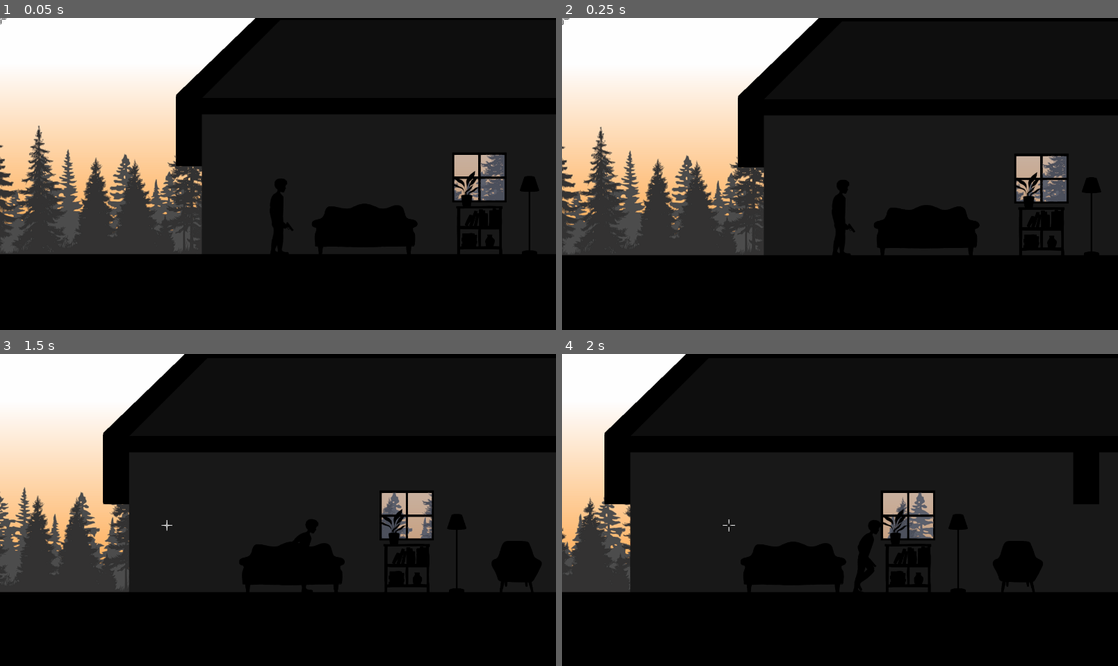
Above: before the commit, frames 1-4 (two rows, left to right).
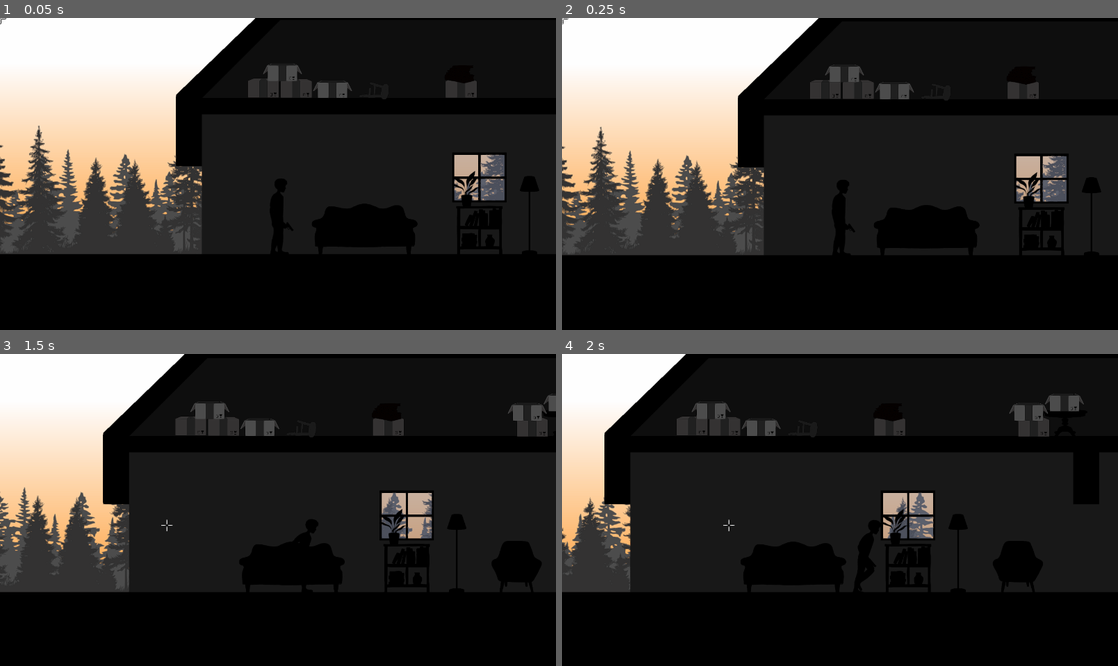
Above: after the commit, the same moments.

Repository: endcrs/COMA
Game: Godot game, scene res://levels/level1/level1.tscn
The game is run twice, just before and just after one commit, with the same random seed, the same clock (stepped at 60 frames per second) and the same inputs.
Inputs (mouse positions are in pixels of both pictures, inside the frame that each line leads up to):
- Up to frame 1 (0.05 s): no input
- Up to frame 2 (0.25 s): no input
- Up to frame 3 (1.5 s): move the mouse to (400, 494) at 0.52 s; hold Right (ui_right) from 0.53 s (still down); move the mouse to (166, 525) at 1.27 s
- Up to frame 4 (2 s): keep holding Right (ui_right)

The runs differ from the first frame. In frame 1, 1.1% of the frame differs, in the area x 0-86%, y 0-27%; in frame 2, 1.1%; in frame 3, 1.6%; in frame 4, 1.7%, in the area x 20-94%, y 12-58%.

Commit message:
finalização do level1 e criação do level3

Diff:
--- a/GAME/levels/level1/level1.tscn
+++ b/GAME/levels/level1/level1.tscn
@@ -9,6 +9,9 @@
 [ext_resource path="res://objects/window/window.tscn" type="PackedScene" id=7]
 [ext_resource path="res://levels/scripts/Level.gd" type="Script" id=8]
 [ext_resource path="res://levels/level1/sprites/5.png" type="Texture" id=9]
+[ext_resource path="res://levels/level1/sprites/8.png" type="Texture" id=10]
+[ext_resource path="res://levels/level1/sprites/12.png" type="Texture" id=11]
+[ext_resource path="res://levels/level1/sprites/9.png" type="Texture" id=12]
 
 [sub_resource type="RectangleShape2D" id=1]
 extents = Vector2( 3296, 44 )
@@ -40,6 +43,9 @@
 color = Color( 0.0588235, 0.0588235, 0.0588235, 1 )
 texture_scale = Vector2( 0.314, 1.956 )
 polygon = PoolVector2Array( 491.313, 337.06, 491.313, 516.328, 731.129, 516.328, 731.129, 400.551, 782.518, 400.551, 78 …(231 unchanged characters)…
+__meta__ = {
+"_edit_lock_": true
+}
 
 [node name="Wall" type="Polygon2D" parent="."]
 position = Vector2( 768, 0 )
@@ -99,6 +105,15 @@
 "_edit_lock_": true
 }
 
+[node name="fire" type="Light2D" parent="Lights"]
+modulate = Color( 0.854902, 0.168627, 0.168627, 1 )
+position = Vector2( 3073, 310.415 )
+scale = Vector2( 0.78185, 0.275956 )
+texture = ExtResource( 3 )
+offset = Vector2( 0, 350 )
+color = Color( 0.784314, 0.513726, 0.192157, 1 )
+energy = 3.87
+
 [node name="Objects" type="Node2D" parent="."]
 position = Vector2( 768, 0 )
 
@@ -144,6 +159,13 @@
 region_enabled = true
 region_rect = Rect2( 741, 529, 290, 294 )
 
+[node name="sofa3" type="Sprite" parent="Objects"]
+position = Vector2( 3542, 454 )
+scale = Vector2( 0.485995, 0.49112 )
+texture = ExtResource( 2 )
+region_enabled = true
+region_rect = Rect2( 741, 529, 290, 294 )
+
 [node name="balchony" type="Sprite" parent="Objects"]
 position = Vector2( 1002, 453 )
 scale = Vector2( 0.312537, 0.315833 )
@@ -172,6 +194,292 @@
 region_enabled = true
 region_rect = Rect2( 570, 66, 146, 198 )
 
+[node name="box1" type="Sprite" parent="Objects"]
+position = Vector2( 471.35, 103.175 )
+scale = Vector2( 0.187207, 0.189182 )
+texture = ExtResource( 10 )
+region_enabled = true
+region_rect = Rect2( 158, 228, 405, 245 )
+
+[node name="box2" type="Sprite" parent="Objects"]
+position = Vector2( 552, 104 )
+scale = Vector2( 0.187207, 0.189182 )
+texture = ExtResource( 10 )
+region_enabled = true
+region_rect = Rect2( 158, 228, 405, 245 )
+
+[node name="box3" type="Sprite" parent="Objects"]
+position = Vector2( 518, 64 )
+scale = Vector2( 0.187207, 0.189182 )
+texture = ExtResource( 10 )
+region_enabled = true
+region_rect = Rect2( 63, 719, 514, 230 )
+
+[node name="box19" type="Sprite" parent="Objects"]
+position = Vector2( 2692.91, 109.931 )
+scale = Vector2( 0.187207, 0.189182 )
+texture = ExtResource( 10 )
+region_enabled = true
+region_rect = Rect2( 158, 228, 405, 245 )
+
+[node name="box20" type="Sprite" parent="Objects"]
+position = Vector2( 2773.56, 110.756 )
+scale = Vector2( 0.187207, 0.189182 )
+texture = ExtResource( 10 )
+region_enabled = true
+region_rect = Rect2( 158, 228, 405, 245 )
+
+[node name="box21" type="Sprite" parent="Objects"]
+position = Vector2( 2739.56, 70.7559 )
+scale = Vector2( 0.187207, 0.189182 )
+texture = ExtResource( 10 )
+region_enabled = true
+region_rect = Rect2( 63, 719, 514, 230 )
+
+[node name="box4" type="Sprite" parent="Objects"]
+position = Vector2( 641, 106 )
+scale = Vector2( 0.187207, 0.189182 )
+texture = ExtResource( 10 )
+region_enabled = true
+region_rect = Rect2( 63, 719, 514, 230 )
+
+[node name="table" type="Sprite" parent="Objects"]
+position = Vector2( 1387.72, 99.4386 )
+scale = Vector2( 0.268361, 0.222187 )
+texture = ExtResource( 12 )
+region_enabled = true
+region_rect = Rect2( 131, 619, 412, 337 )
+
+[node name="box5" type="Sprite" parent="Objects"]
+position = Vector2( 1386, 45 )
+scale = Vector2( 0.187207, 0.189182 )
+texture = ExtResource( 10 )
+region_enabled = true
+region_rect = Rect2( 63, 719, 514, 230 )
+
+[node name="box6" type="Sprite" parent="Objects"]
+position = Vector2( 1311, 106 )
+scale = Vector2( 0.187207, 0.189182 )
+texture = ExtResource( 10 )
+region_enabled = true
+region_rect = Rect2( 158, 228, 405, 245 )
+
+[node name="box7" type="Sprite" parent="Objects"]
+position = Vector2( 1298, 68 )
+scale = Vector2( 0.187207, 0.189182 )
+texture = ExtResource( 10 )
+region_enabled = true
+region_rect = Rect2( 63, 719, 514, 230 )
+
+[node name="bench" type="Sprite" parent="Objects"]
+position = Vector2( 743, 110 )
+scale = Vector2( 0.230546, 0.208452 )
+texture = ExtResource( 12 )
+region_enabled = true
+region_rect = Rect2( 119, 218, 314, 202 )
+
+[node name="box8" type="Sprite" parent="Objects"]
+position = Vector2( 957, 104 )
+scale = Vector2( 0.187207, 0.189182 )
+texture = ExtResource( 10 )
+region_enabled = true
+region_rect = Rect2( 158, 228, 405, 245 )
+
+[node name="books" type="Sprite" parent="Objects"]
+position = Vector2( 953, 69 )
+scale = Vector2( 0.230546, 0.208452 )
+texture = ExtResource( 12 )
+region_enabled = true
+region_rect = Rect2( 813, 130, 319, 215 )
+
+[node name="box9" type="Sprite" parent="Objects"]
+position = Vector2( 3782, 92 )
+scale = Vector2( 0.187207, 0.189182 )
+texture = ExtResource( 10 )
+offset = Vector2( -74.7832, 84.5748 )
+region_enabled = true
+region_rect = Rect2( 63, 719, 514, 230 )
+
+[node name="box10" type="Sprite" parent="Objects"]
+position = Vector2( 3782, 92 )
+scale = Vector2( 0.187207, 0.189182 )
+texture = ExtResource( 10 )
+offset = Vector2( -608.951, 79.2888 )
+region_enabled = true
+region_rect = Rect2( 158, 228, 405, 245 )
+
+[node name="box11" type="Sprite" parent="Objects"]
+position = Vector2( 3782, 92 )
+scale = Vector2( 0.187207, 0.189182 )
+texture = ExtResource( 10 )
+offset = Vector2( -566.217, -132.148 )
+region_enabled = true
+region_rect = Rect2( 158, 228, 405, 245 )
+
+[node name="box28" type="Sprite" parent="Objects"]
+position = Vector2( 2229.91, 84.1748 )
+scale = Vector2( 0.187207, 0.189182 )
+texture = ExtResource( 10 )
+offset = Vector2( -74.7832, 84.5748 )
+region_enabled = true
+region_rect = Rect2( 63, 719, 514, 230 )
+
+[node name="box29" type="Sprite" parent="Objects"]
+position = Vector2( 2229.91, 84.1748 )
+scale = Vector2( 0.187207, 0.189182 )
+texture = ExtResource( 10 )
+offset = Vector2( -608.951, 79.2888 )
+region_enabled = true
+region_rect = Rect2( 158, 228, 405, 245 )
+
+[node name="box30" type="Sprite" parent="Objects"]
+position = Vector2( 2229.91, 84.1748 )
+scale = Vector2( 0.187207, 0.189182 )
+texture = ExtResource( 10 )
+offset = Vector2( -566.217, -132.148 )
+region_enabled = true
+region_rect = Rect2( 158, 228, 405, 245 )
+
+[node name="box12" type="Sprite" parent="Objects"]
+position = Vector2( 3782, 92 )
+scale = Vector2( 0.187207, 0.189182 )
+texture = ExtResource( 10 )
+offset = Vector2( -624.975, -333.013 )
+region_enabled = true
+region_rect = Rect2( 63, 719, 514, 230 )
+
+[node name="box15" type="Sprite" parent="Objects"]
+position = Vector2( 2967.11, 93.7559 )
+scale = Vector2( 0.187207, 0.189182 )
+texture = ExtResource( 10 )
+offset = Vector2( -74.7832, 84.5748 )
+region_enabled = true
+region_rect = Rect2( 63, 719, 514, 230 )
+
+[node name="box16" type="Sprite" parent="Objects"]
+position = Vector2( 2967.11, 93.7559 )
+scale = Vector2( 0.187207, 0.189182 )
+texture = ExtResource( 10 )
+offset = Vector2( -608.951, 79.2888 )
+region_enabled = true
+region_rect = Rect2( 158, 228, 405, 245 )
+
+[node name="box17" type="Sprite" parent="Objects"]
+position = Vector2( 2967.11, 93.7559 )
+scale = Vector2( 0.187207, 0.189182 )
+texture = ExtResource( 10 )
+offset = Vector2( -566.217, -132.148 )
+region_enabled = true
+region_rect = Rect2( 158, 228, 405, 245 )
+
+[node name="box18" type="Sprite" parent="Objects"]
+position = Vector2( 2967.11, 93.7559 )
+scale = Vector2( 0.187207, 0.189182 )
+texture = ExtResource( 10 )
+offset = Vector2( -624.975, -333.013 )
+region_enabled = true
+region_rect = Rect2( 63, 719, 514, 230 )
+
+[node name="box13" type="Sprite" parent="Objects"]
+position = Vector2( 3404, 105 )
+scale = Vector2( 0.187207, 0.189182 )
+texture = ExtResource( 10 )
+region_enabled = true
+region_rect = Rect2( 158, 228, 405, 245 )
+
+[node name="box14" type="Sprite" parent="Objects"]
+position = Vector2( 3394, 67 )
+scale = Vector2( 0.187207, 0.189182 )
+texture = ExtResource( 10 )
+region_enabled = true
+region_rect = Rect2( 63, 719, 514, 230 )
+
+[node name="box22" type="Sprite" parent="Objects"]
+position = Vector2( 2348.11, 106.756 )
+scale = Vector2( 0.187207, 0.189182 )
+texture = ExtResource( 10 )
+region_enabled = true
+region_rect = Rect2( 158, 228, 405, 245 )
+
+[node name="box23" type="Sprite" parent="Objects"]
+position = Vector2( 2338.11, 68.7559 )
+scale = Vector2( 0.187207, 0.189182 )
+texture = ExtResource( 10 )
+region_enabled = true
+region_rect = Rect2( 63, 719, 514, 230 )
+
+[node name="box24" type="Sprite" parent="Objects"]
+position = Vector2( 1653.11, 106.756 )
+scale = Vector2( 0.187207, 0.189182 )
+texture = ExtResource( 10 )
+region_enabled = true
+region_rect = Rect2( 158, 228, 405, 245 )
+
+[node name="box25" type="Sprite" parent="Objects"]
+position = Vector2( 1640.11, 68.7559 )
+scale = Vector2( 0.187207, 0.189182 )
+texture = ExtResource( 10 )
+region_enabled = true
+region_rect = Rect2( 63, 719, 514, 230 )
+
+[node name="box26" type="Sprite" parent="Objects"]
+position = Vector2( 1748.11, 107.756 )
+scale = Vector2( 0.187207, 0.189182 )
+texture = ExtResource( 10 )
+region_enabled = true
+region_rect = Rect2( 158, 228, 405, 245 )
+
+[node name="box27" type="Sprite" parent="Objects"]
+position = Vector2( 1738.11, 69.7559 )
+scale = Vector2( 0.187207, 0.189182 )
+texture = ExtResource( 10 )
+region_enabled = true
+region_rect = Rect2( 63, 719, 514, 230 )
+
+[node name="bench2" type="Sprite" parent="Objects"]
+position = Vector2( 3195, 89 )
+rotation = -1.78527
+scale = Vector2( 0.336099, 0.339644 )
+texture = ExtResource( 12 )
+region_enabled = true
+region_rect = Rect2( 1505, 129, 241, 450.04 )
+
+[node name="dining table" type="Sprite" parent="Objects"]
+position = Vector2( 2437, 423 )
+rotation = 0.000761151
+scale = Vector2( 0.547431, 0.499507 )
+texture = ExtResource( 12 )
+region_enabled = true
+region_rect = Rect2( 708, 540, 529, 363.927 )
+
+[node name="decoration" type="Sprite" parent="Objects"]
+position = Vector2( 2642, 275 )
+rotation = 0.000761151
+scale = Vector2( 0.198623, 0.181235 )
+texture = ExtResource( 12 )
+region_enabled = true
+region_rect = Rect2( 1364, 687, 374, 285 )
+
+[node name="decoration3" type="Sprite" parent="Objects"]
+position = Vector2( 3683, 308 )
+rotation = 0.000761151
+scale = Vector2( 0.294779, 0.268973 )
+texture = ExtResource( 10 )
+region_enabled = true
+region_rect = Rect2( 762, 618, 319, 432 )
+
+[node name="decoration2" type="Sprite" parent="Objects"]
+modulate = Color( 0.145098, 0.141176, 0.141176, 1 )
+position = Vector2( 3079, 339 )
+rotation = 0.000761151
+scale = Vector2( 0.570609, 0.554942 )
+texture = ExtResource( 11 )
+region_enabled = true
+region_rect = Rect2( 688, 348.141, 574.144, 623.859 )
+__meta__ = {
+"_edit_lock_": true
+}
+
 [node name="Player" parent="." instance=ExtResource( 4 )]
 position = Vector2( 1276, 520 )
 
@@ -180,7 +488,7 @@
 remote_path = NodePath("../../CameraPlayer")
 
 [node name="Cursor" parent="." instance=ExtResource( 6 )]
-frame = 1
+frame = 0
 
 [node name="WorldEnvironment" type="WorldEnvironment" parent="."]
 environment = SubResource( 2 )
--- /dev/null
+++ b/GAME/levels/level3/level3.tscn
@@ -0,0 +1,94 @@
+[gd_scene load_steps=6 format=2]
+
+[ext_resource path="res://levels/level1/sprites/10.png" type="Texture" id=1]
+[ext_resource path="res://levels/level2/shaders/florest.tres" type="Material" id=2]
+
+[sub_resource type="RectangleShape2D" id=4]
+extents = Vector2( 3296, 44 )
+
+[sub_resource type="Gradient" id=3]
+colors = PoolColorArray( 1, 0.585938, 0, 1, 1, 1, 1, 1 )
+
+[sub_resource type="GradientTexture" id=5]
+gradient = SubResource( 3 )
+width = 1080
+
+[node name="level3" type="Node2D"]
+
+[node name="Floor" type="StaticBody2D" parent="."]
+position = Vector2( 632, 0 )
+
+[node name="Polygon2D" type="Polygon2D" parent="Floor"]
+position = Vector2( -632, 1 )
+scale = Vector2( 4.67692, 1 )
+color = Color( 0, 0, 0, 1 )
+polygon = PoolVector2Array( -109.474, 511, 1300, 511, 1300, 1151, -109.474, 1151 )
+
+[node name="CollisionShape2D" type="CollisionShape2D" parent="Floor"]
+position = Vector2( 2152, 556 )
+shape = SubResource( 4 )
+
+[node name="BackgroundBack" type="ParallaxBackground" parent="."]
+
+[node name="ParallaxLayer2" type="ParallaxLayer" parent="BackgroundBack"]
+motion_mirroring = Vector2( 1645, 0 )
+
+[node name="Background" type="Sprite" parent="BackgroundBack/ParallaxLayer2"]
+position = Vector2( 0, 900 )
+rotation = -1.5708
+scale = Vector2( 1, 1980 )
+texture = SubResource( 5 )
+centered = false
+__meta__ = {
+"_edit_lock_": true
+}
+
+[node name="ParallaxLayer" type="ParallaxLayer" parent="BackgroundBack"]
+motion_scale = Vector2( 0.5, 1 )
+motion_mirroring = Vector2( 4000, 0 )
+
+[node name="Tree1" type="Sprite" parent="BackgroundBack/ParallaxLayer"]
+modulate = Color( 0.309804, 0.309804, 0.309804, 1 )
+position = Vector2( 2126, 8 )
+scale = Vector2( 3.12024, 3.59857 )
+texture = ExtResource( 1 )
+region_enabled = true
+region_rect = Rect2( 63, 57, 1748, 314 )
+__meta__ = {
+"_edit_lock_": true
+}
+
+[node name="BackgroundFront" type="ParallaxBackground" parent="BackgroundBack/ParallaxLayer"]
+layer = 100
+
+[node name="bank" type="Sprite" parent="BackgroundBack/ParallaxLayer/BackgroundFront"]
+modulate = Color( 0.266667, 0.254902, 0.254902, 1 )
+material = ExtResource( 2 )
+position = Vector2( -2, 161 )
+scale = Vector2( 1.58371, 1.58371 )
+texture = ExtResource( 1 )
+centered = false
+region_enabled = true
+region_rect = Rect2( 509, 762, 231, 221 )
+
+[node name="point" type="Sprite" parent="BackgroundBack/ParallaxLayer/BackgroundFront"]
+modulate = Color( 0.243137, 0.243137, 0.243137, 1 )
+material = ExtResource( 2 )
+position = Vector2( 924, 181 )
+scale = Vector2( 2, 2 )
+texture = ExtResource( 1 )
+centered = false
+flip_h = true
+region_enabled = true
+region_rect = Rect2( 811, 826, 253, 163 )
+
+[node name="point2" type="Sprite" parent="BackgroundBack/ParallaxLayer/BackgroundFront"]
+modulate = Color( 0.243137, 0.243137, 0.243137, 1 )
+material = ExtResource( 2 )
+position = Vector2( 365, 190 )
+scale = Vector2( 1.49763, 1.49763 )
+texture = ExtResource( 1 )
+centered = false
+flip_h = true
+region_enabled = true
+region_rect = Rect2( 1135, 772, 241, 211 )
Not shown: 1 places in GAME/levels/level1/level1.tscn that only renumber resources
Binary file added: GAME/levels/level1/sprites/10.png
Not shown, added: GAME/levels/level1/sprites/10.png.import
Binary file added: GAME/levels/level1/sprites/11.png
Not shown, added: GAME/levels/level1/sprites/11.png.import
Binary file added: GAME/levels/level1/sprites/12.png
Not shown, added: GAME/levels/level1/sprites/12.png.import
Binary file added: GAME/levels/level1/sprites/8.png
Not shown, added: GAME/levels/level1/sprites/8.png.import
Binary file added: GAME/levels/level1/sprites/9.png
Not shown, added: GAME/levels/level1/sprites/9.png.import
